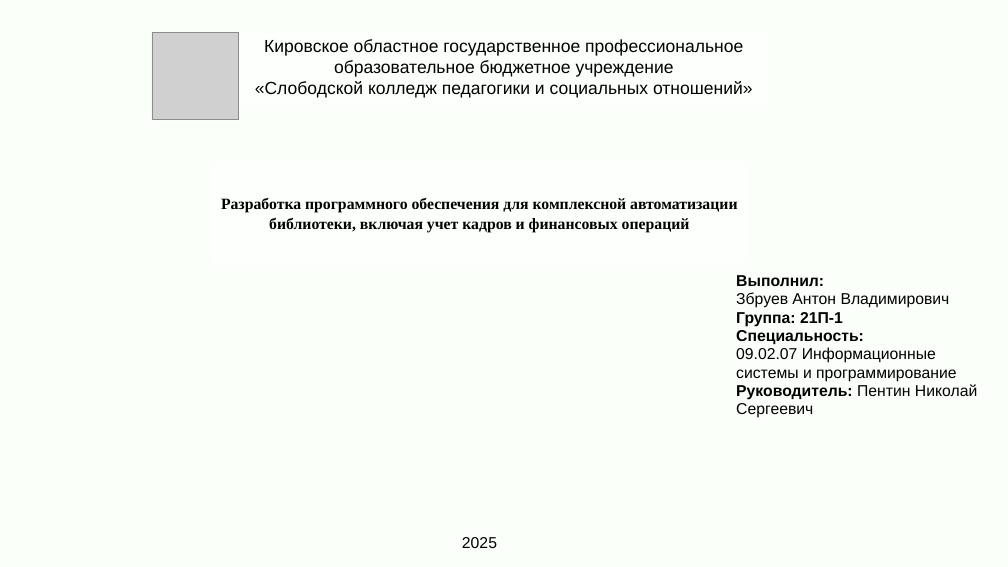
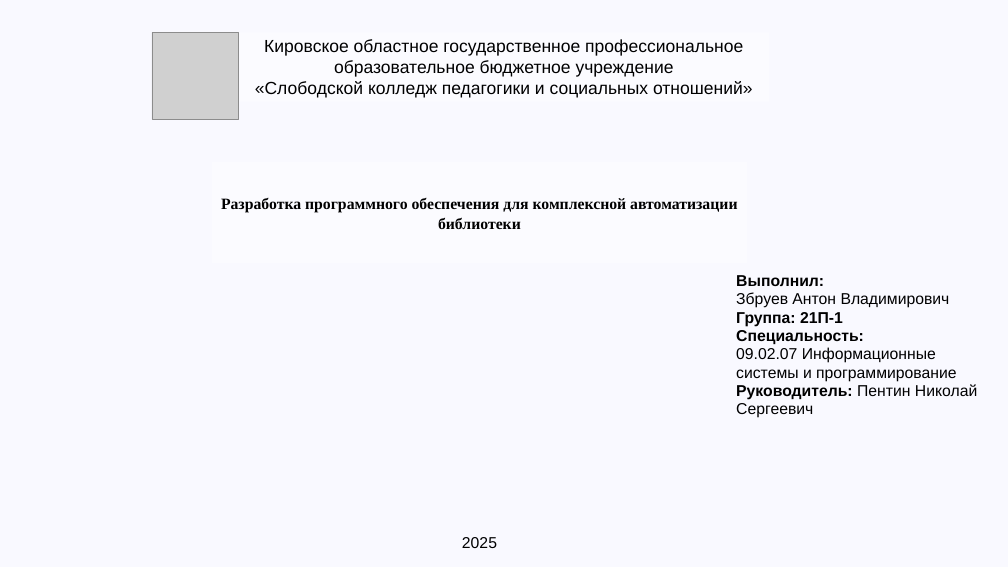
Before and after one commit to Smixdy/DiplomZbruev, a slide deck: slide 1 of Презентация дипломной работы.pptx. Drawn at 1008x567 pixels with LibreOffice and Linux fonts; fonts in the diff are those of the drawing; grey boxes stand for pictures; background and template pictures are left out. Boxes give left, top, right and bottom in pixels: in the first picture for what was removed or moved away, otherwise in the second. Text is boxed around its words. In the diff, an @@ line names an element or a change of style, - is before the commit and + after.

```diff
--- a/Презентация дипломной работы.pptx
+++ b/Презентация дипломной работы.pptx
@@ background #FFFFFF to #000000 @@
@@ rectangle at (x1=0, y1=0, x2=1008, y2=567): fill #FAFFFA to #F9F9FF @@
@@ text at (x1=221, y1=198, x2=737, y2=229): text changed @@
-Разработка программного обеспечения для комплексной автоматизации библиотеки, включая учет кадров и финансовых операций
+Разработка программного обеспечения для комплексной автоматизации библиотеки
```
Also in this commit, not shown: 3 other slides changed, 13 slides added, 6 slides removed.
